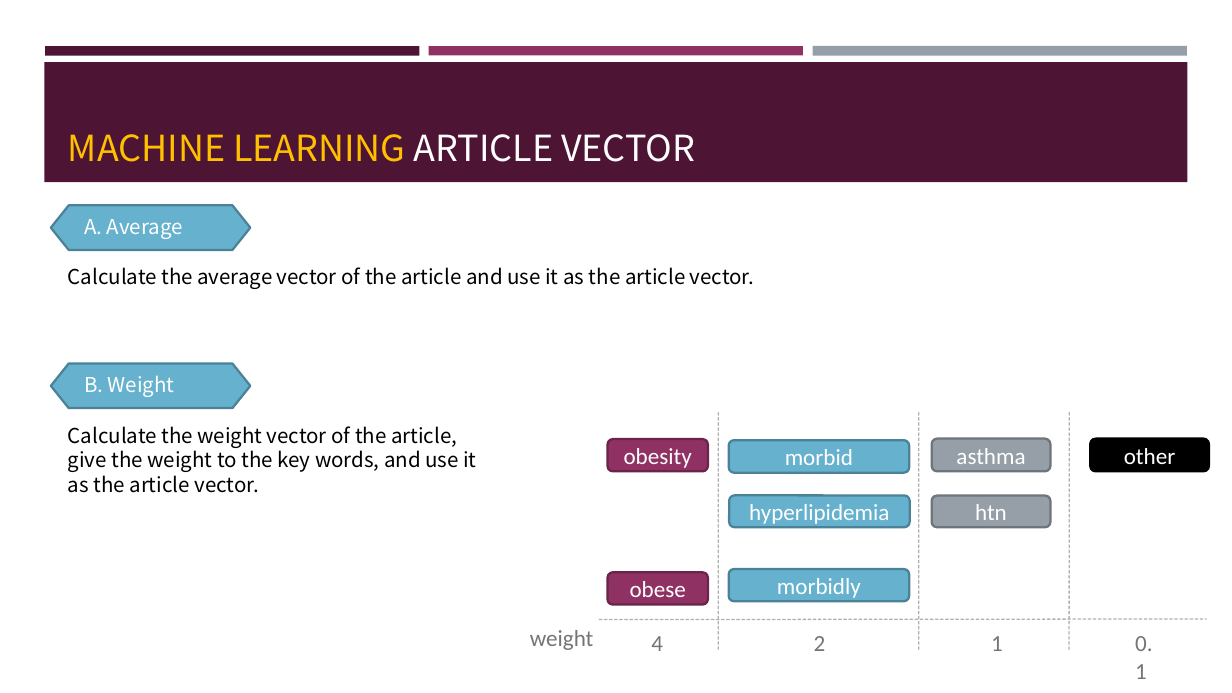
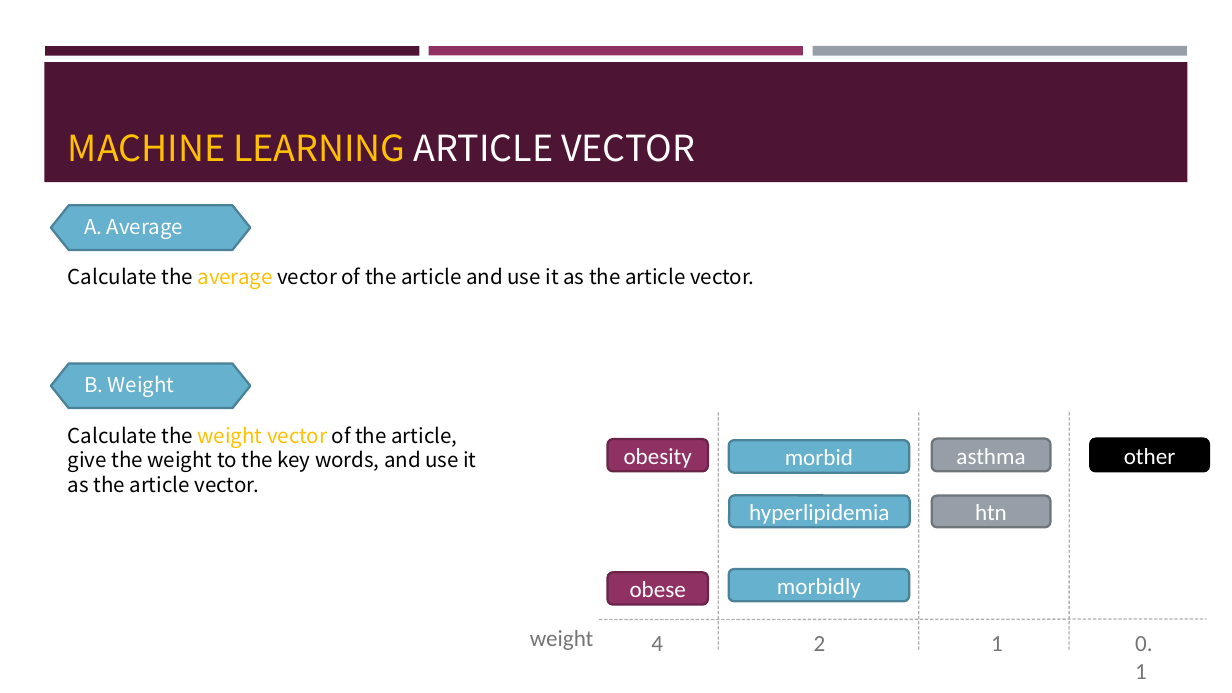
Before and after one commit to frankye1000/NYCU-DigitalMedicine, a slide deck: slide 11 of Case_Presentation_1/ppt/case1_CT_02.pptx. Drawn at 1232x693 pixels with LibreOffice and Linux fonts; fonts in the diff are those of the drawing. Boxes give left, top, right and bottom in pixels: in the first picture for what was removed or moved away, otherwise in the second. Text is boxed around its words. In the diff, an @@ line names an element or a change of style, - is before the commit and + after.

```diff
--- a/Case_Presentation_1/ppt/case1_CT_02.pptx
+++ b/Case_Presentation_1/ppt/case1_CT_02.pptx
@@ text "Calculate the average vector of ..." at (68, 267, 754, 289): text colour #000000 to #FFC000 in "average" @@
@@ text "Calculate the weight vector of ..." at (68, 426, 476, 493): text colour #000000 to #FFC000 in "weight vector" @@
```
Also in this commit, not shown: 3 other slides changed, 3 other files.
